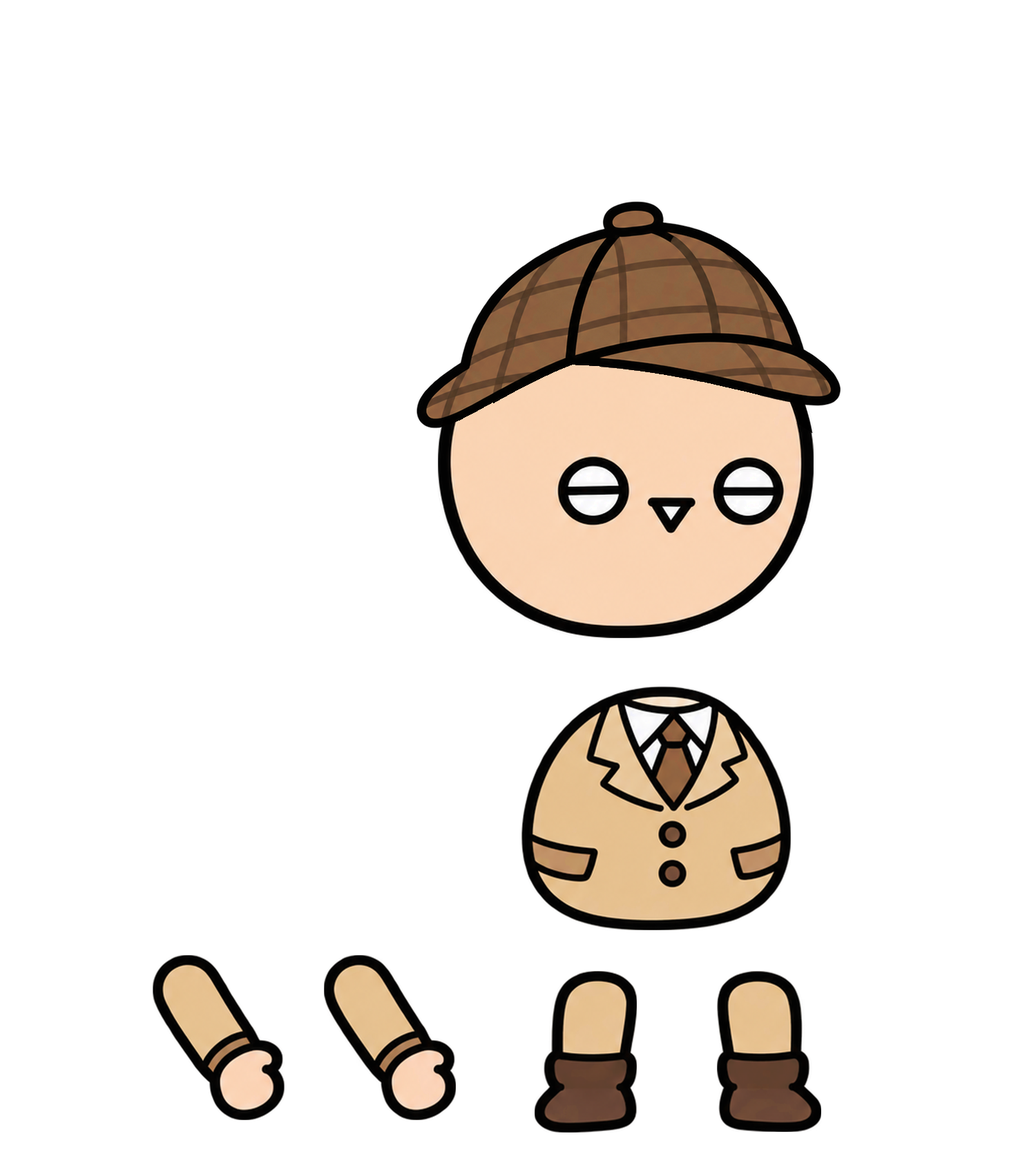
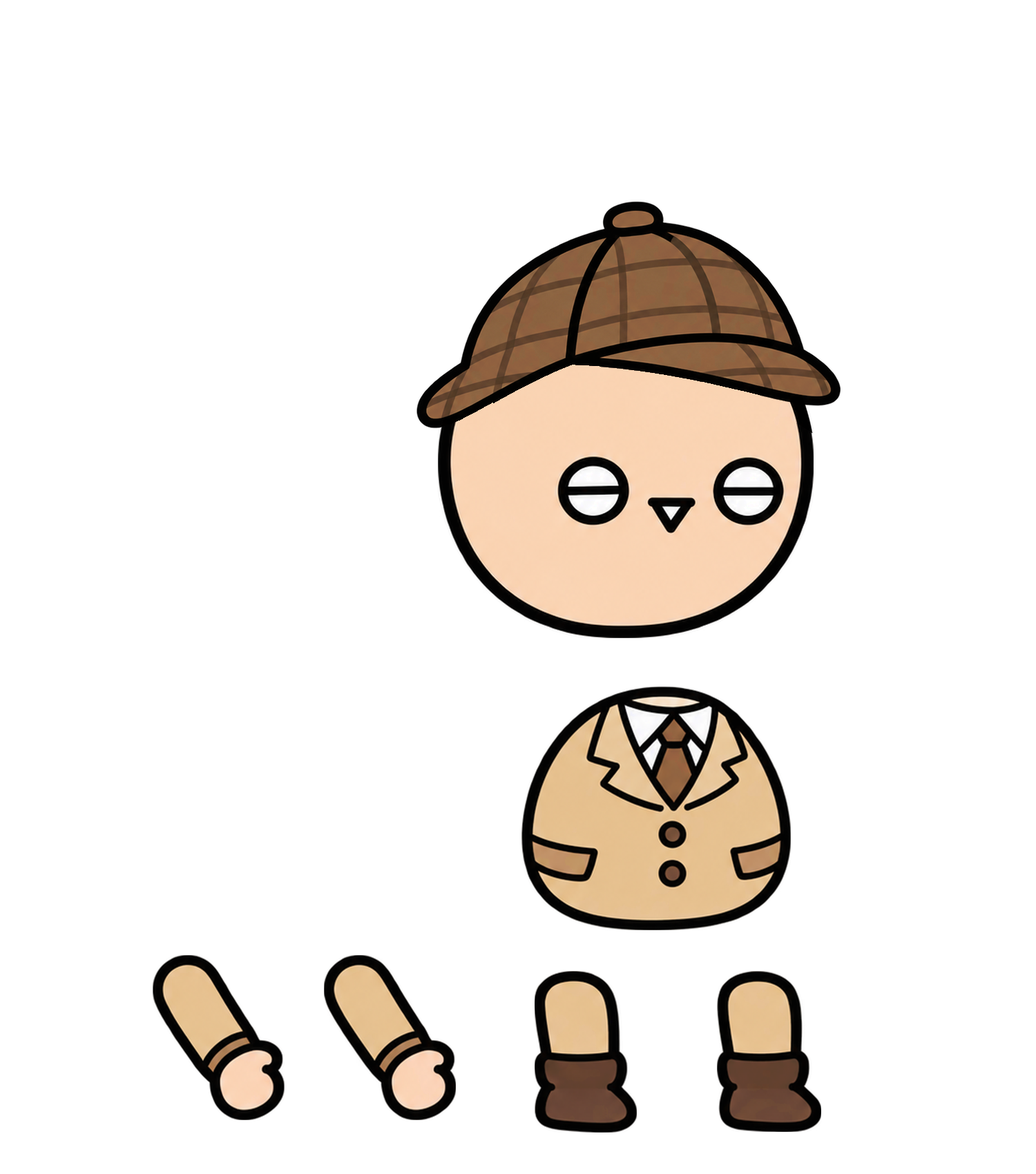
Layer changes from the first 1036×1174 image to the second:
painted on "다리1" over <box>534,970,637,1133</box>
